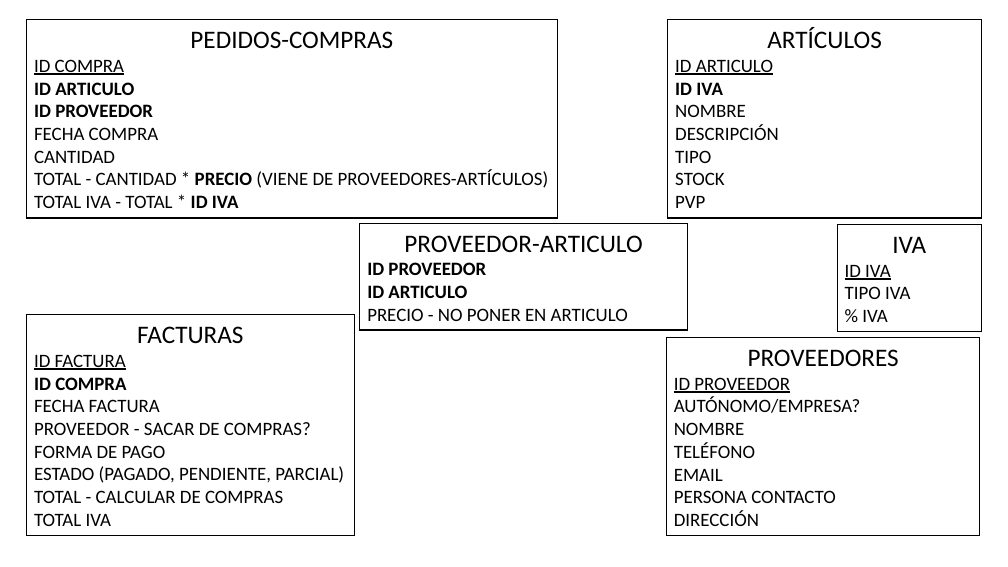
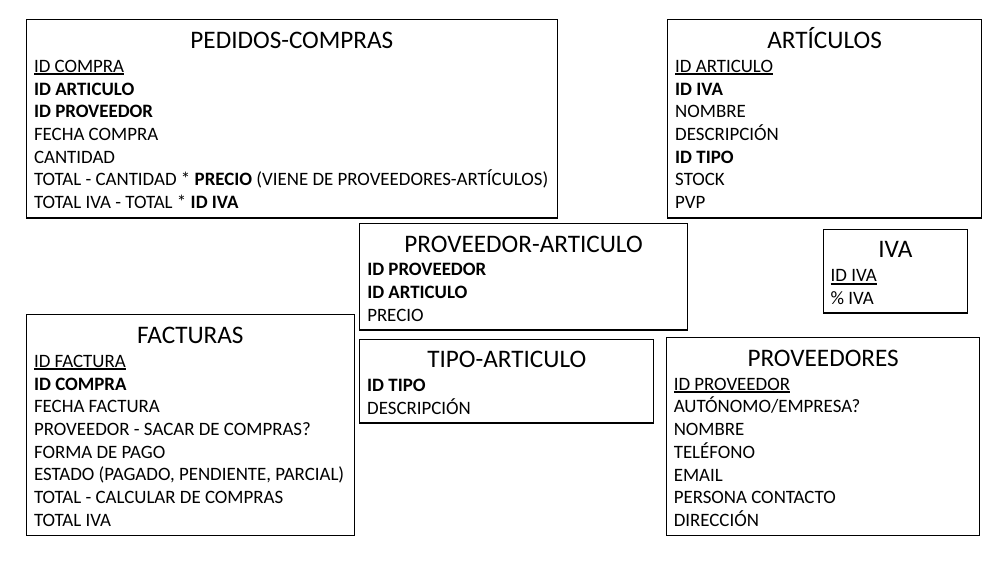
Before and after one commit to rpe-sge-faan/erp-sge-faan, a slide deck: slide 1 of data/COMPRAS.pptx. Drawn at 1008x567 pixels with LibreOffice and Linux fonts; fonts in the diff are those of the drawing. Boxes give left, top, right and bottom in pixels: in the first picture for what was removed or moved away, otherwise in the second. Text is boxed around its words. In the diff, an @@ line names an element or a change of style, - is before the commit and + after.

```diff
--- a/data/COMPRAS.pptx
+++ b/data/COMPRAS.pptx
@@ text in rectangle at (675, 150, 733, 163): text changed; bold on @@
-TIPO
+ID TIPO
@@ rectangle "IVA": place and size @@
-rectangle "IVA" at (837, 225, 982, 331)
+rectangle "IVA" at (823, 229, 968, 313)
@@ text in rectangle at (845, 286, 910, 299): paragraph removed @@
-TIPO IVA
@@ text in rectangle at (367, 308, 423, 321): text changed @@
-PRECIO - NO PONER EN ARTICULO
+PRECIO
@@ rectangle added at (360, 340, 654, 423), fill #FFFFFF, outline #000000 1 pt, 18 pt, text #000000 @@
+TIPO-ARTICULO
+ID TIPO
+DESCRIPCIÓN
```
